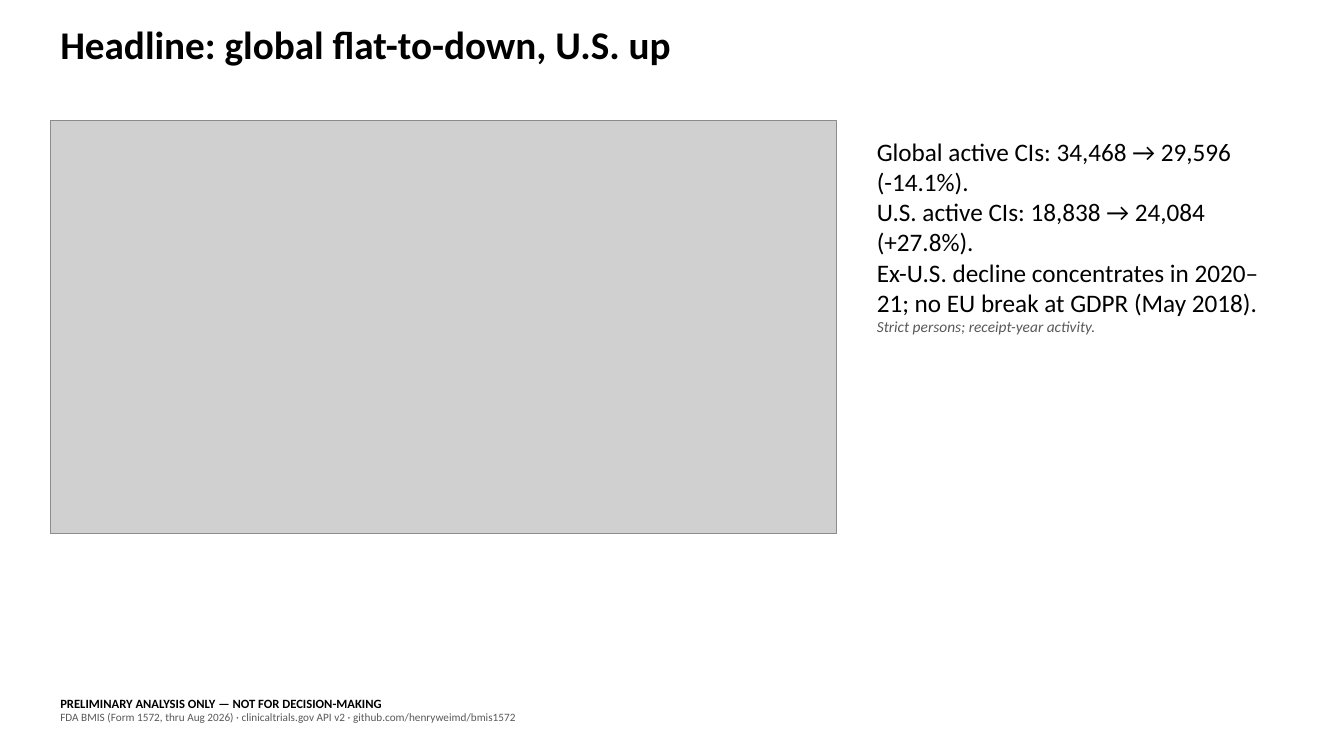
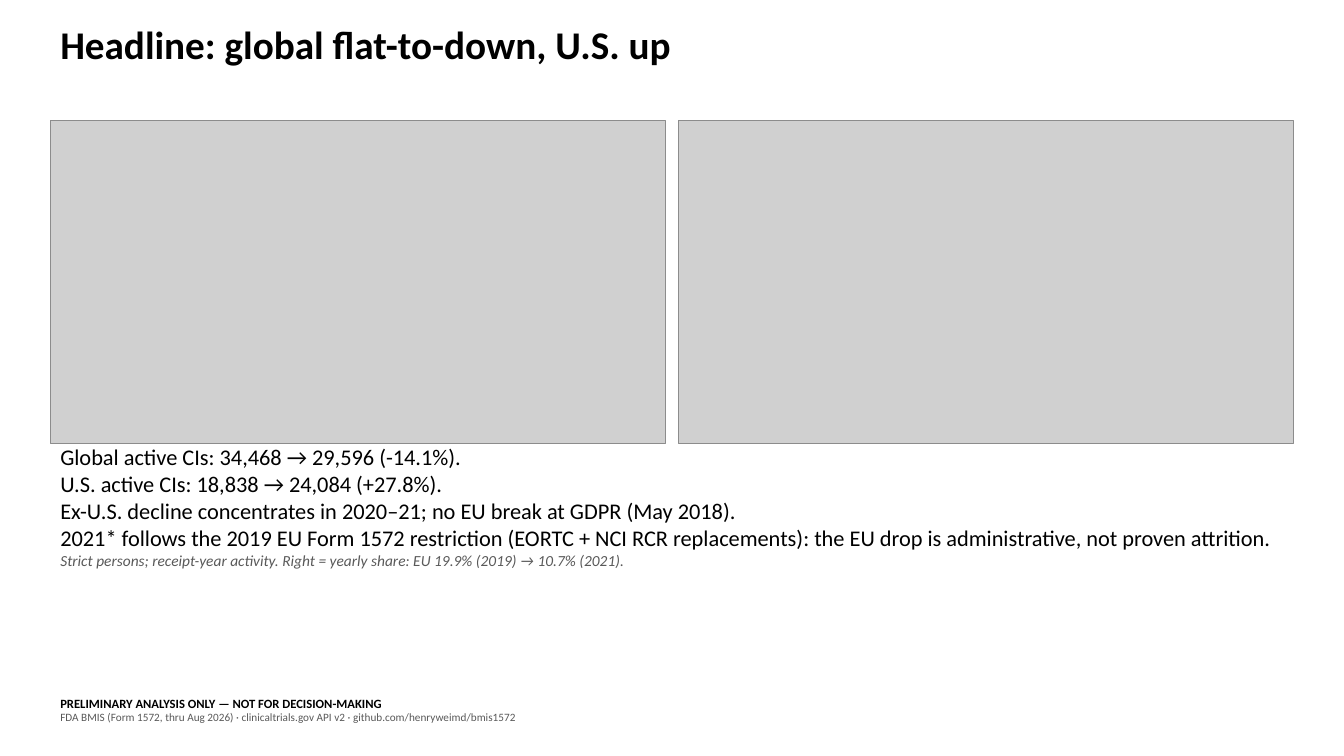
Before and after one commit to henryweimd/bmis1572, a slide deck: slide 3 of explorer/public/data/exports/bmis-supply-deck.pptx. Drawn at 1344x756 pixels with LibreOffice and Linux fonts; fonts in the diff are those of the drawing; grey boxes stand for pictures. Boxes give left, top, right and bottom in pixels: in the first picture for what was removed or moved away, otherwise in the second. Text is boxed around its words. In the diff, an @@ line names an element or a change of style, - is before the commit and + after.

Commit message:
Static + deck parity: stacked %, 2021*, China slides
Geo chart goes stacked bars with GDPR/2021* markers and the eu_2021
caption; new 100%-share companions for geo and new/returning; integer
year ticks on bar charts. Deck grows 13 -> 15 slides: abs+share
pairs on headline/newcomer slides, two China registry slides, CFDI
source link. All slides keep the preliminary-only caveat.

```diff
--- a/explorer/public/data/exports/bmis-supply-deck.pptx
+++ b/explorer/public/data/exports/bmis-supply-deck.pptx
@@ picture: place and size @@
-picture at [50,121,837,533]
+picture at [50,121,665,444]
@@ picture added at [679,121,1294,444] @@
@@ text "Global active CIs: 34,468 → ...": place and size @@
-text "Global active CIs: 34,468 → ..." at [877,143,1259,335]
+text "Global active CIs: 34,468 → ..." at [60,449,1270,569]
@@ text at [60,449,736,523]: size 18 to 16 pt in "Global active CIs: 34,468 → 29,596 (-14.1%).", "U.S. active CIs: 18,838 → 24,084 (+27.8%).", "Ex-U.S. decline concentrates in 2020–21; no EU ..." @@
@@ text at [60,530,1270,569]: text changed; size 11 to 16 pt; text colour #595959 to #000000; italic off @@
-Strict persons; receipt-year activity.
+2021* follows the 2019 EU Form 1572 restriction (EORTC + NCI RCR replacements): the EU drop is administrative, not proven attrition.
+Strict persons; receipt-year activity. Right = yearly share: EU 19.9% (2019) → 10.7% (2021).
```
Also in this commit, not shown: 3 other slides changed, 2 slides added, 10 other files.
